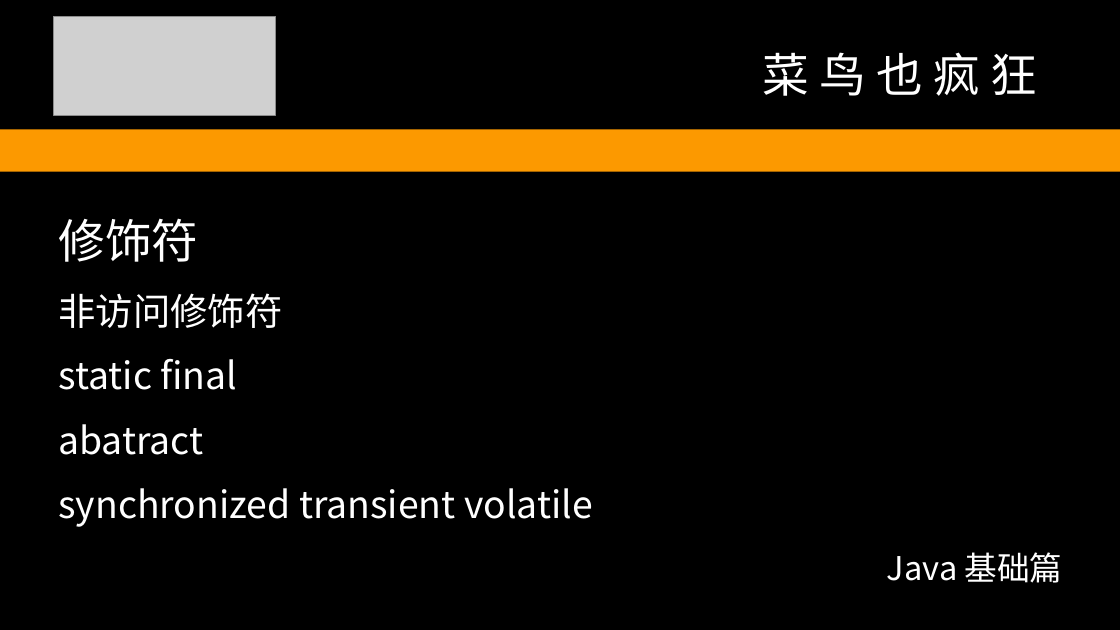
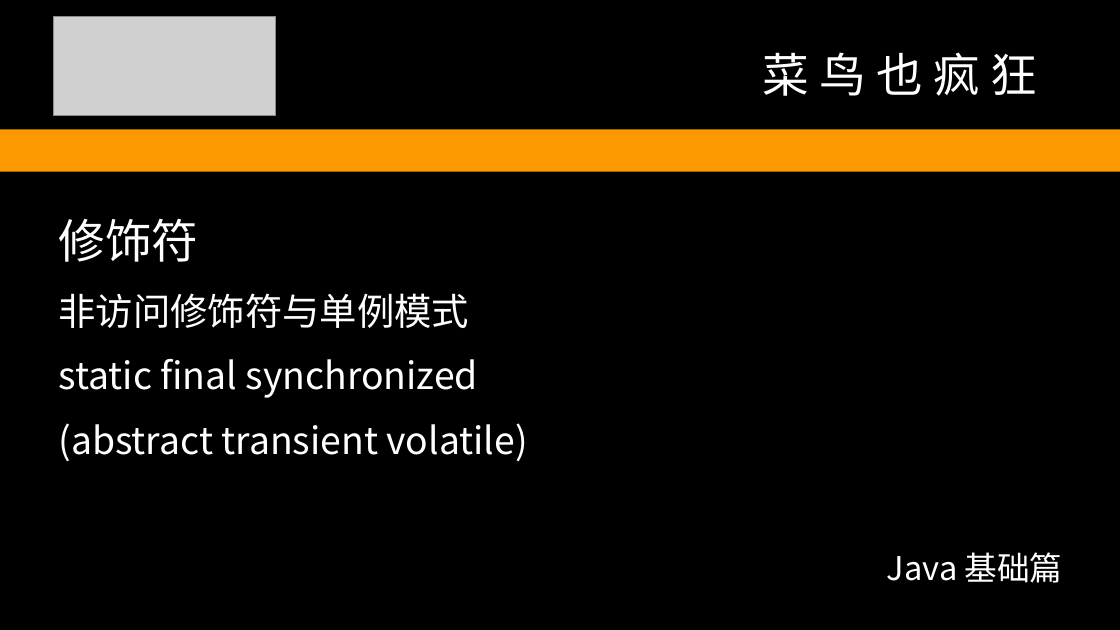
Before and after one commit to redskirt/liu-coding, a slide deck: slide 16 of doc/LiuCoding-TUT 2.pptx. Drawn at 1120x630 pixels with LibreOffice and Linux fonts; fonts in the diff are those of the drawing; grey boxes stand for pictures. Boxes give left, top, right and bottom in pixels: in the first picture for what was removed or moved away, otherwise in the second. Text is boxed around its words. In the diff, an @@ line names an element or a change of style, - is before the commit and + after.

```diff
--- a/doc/LiuCoding-TUT 2.pptx
+++ b/doc/LiuCoding-TUT 2.pptx
@@ text at bbox=[58, 293, 527, 461]: text changed @@
-非访问修饰符
-static final
-abatract
-synchronized transient volatile
+非访问修饰符与单例模式
+static final synchronized
+(abstract transient volatile)
```
Also in this commit, not shown: 14 other slides changed, 10 slides added, 5 other files.
